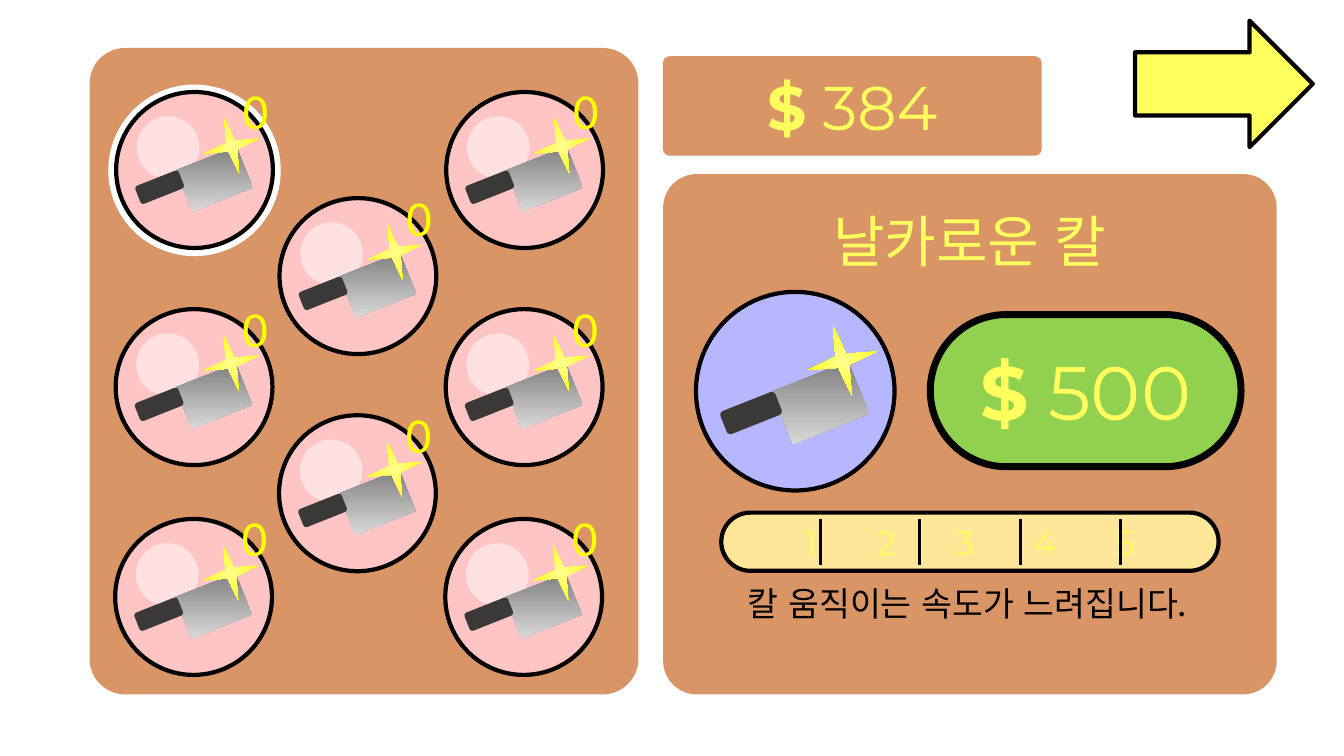
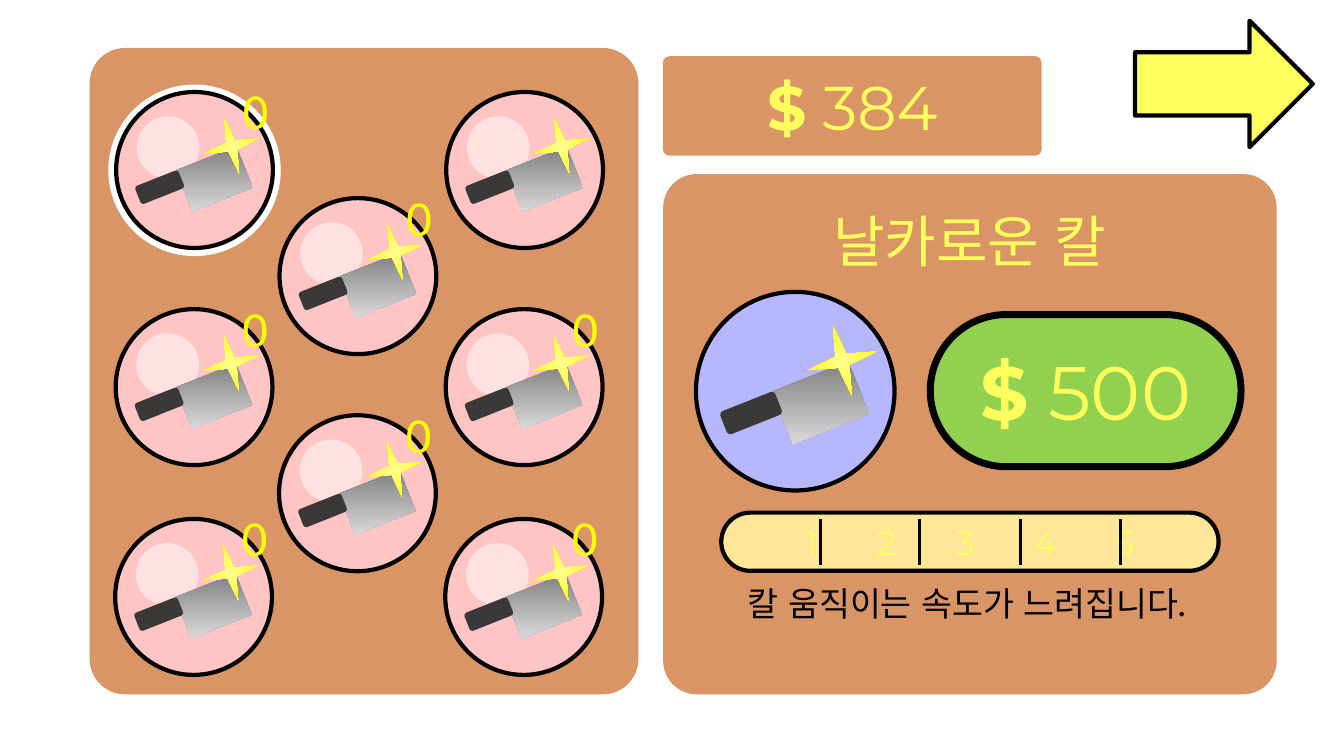
Before and after one commit to SNUGDC/CatDefense, a slide deck: slide 2 of UI Design.pptx. Drawn at 1344x756 pixels with LibreOffice and Linux fonts; fonts in the diff are those of the drawing; background and template pictures are left out. Boxes give left, top, right and bottom in pixels: in the first picture for what was removed or moved away, otherwise in the second. Text is boxed around its words. In the diff, an @@ line names an element or a change of style, - is before the commit and + after.

```diff
--- a/UI Design.pptx
+++ b/UI Design.pptx
@@ text removed at (x1=573, y1=96, x2=599, y2=141) @@
-0
```
Also in this commit, not shown: 1 slide added, 26 other files.
